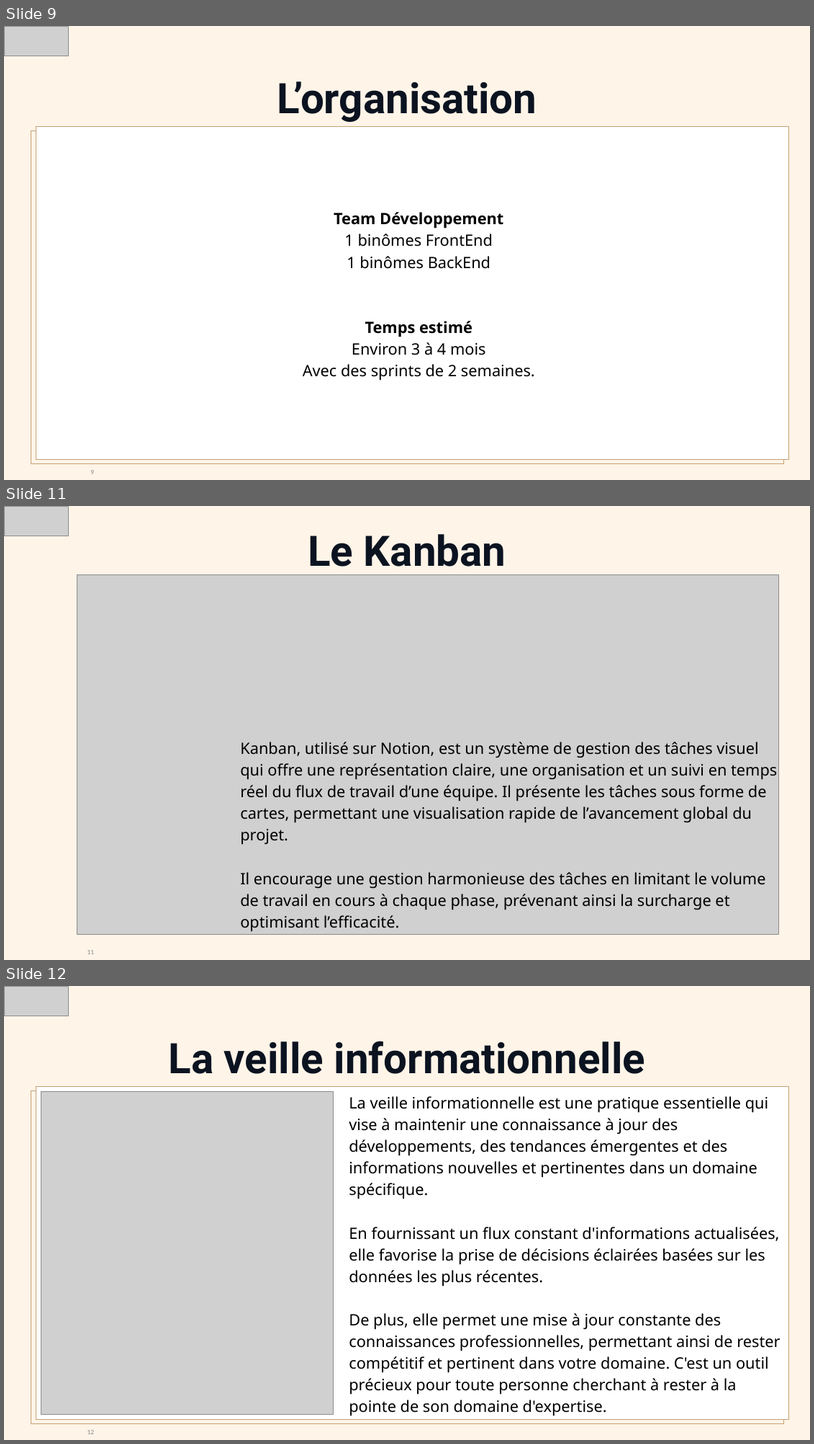
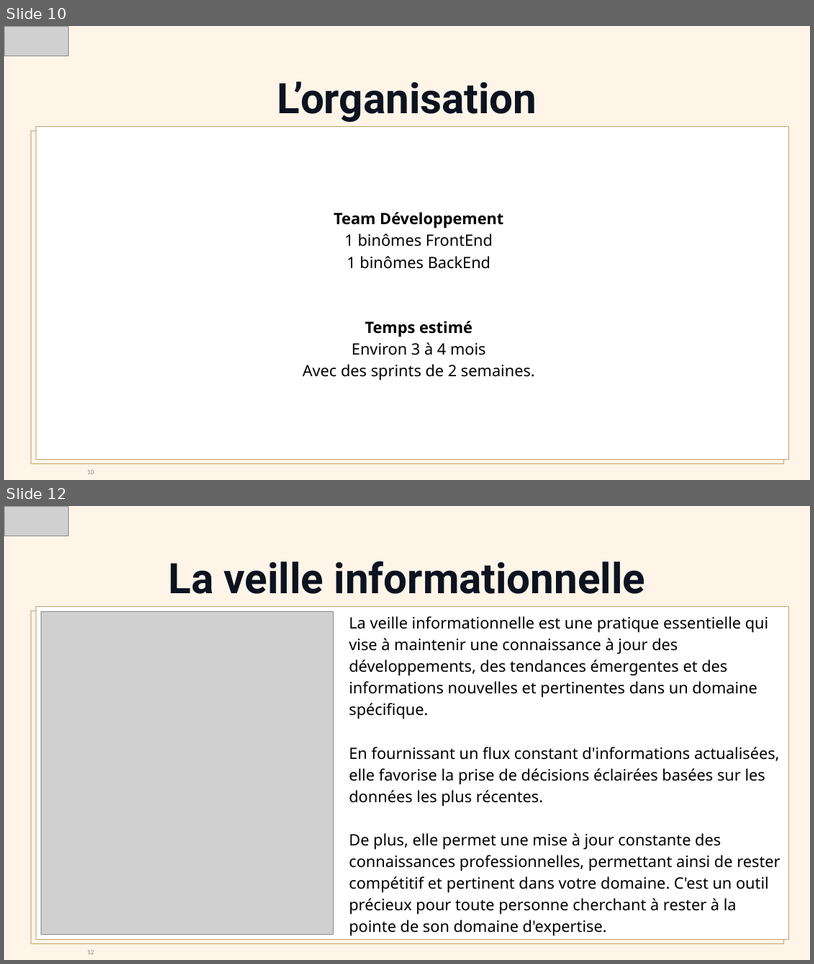
Before and after one commit to Weeskin/P7_-_Planifiez_le_developpement_du_site_de_votre_client, a slide deck: 4_Presentation_générale/Sourice_Pierre_4_solution technique_08022024.pptx. Shown one above the other, each under a label of ours: slides 9, 11 and 12 before the commit, slides 10 and 12 after it; the slides between them are not shown. The pictures are 814x1444 and 814x964 pixels, drawn with LibreOffice and Linux fonts; fonts in the diff are those of the drawing; grey boxes stand for pictures. Boxes give left, top, right and bottom in pixels: in the first picture for what was removed or moved away, otherwise in the second. Text is boxed around its words. In the diff, an @@ line names an element or a change of style, - is before the commit and + after.

```diff
--- a/4_Presentation_générale/Sourice_Pierre_4_solution technique_08022024.pptx
+++ b/4_Presentation_générale/Sourice_Pierre_4_solution technique_08022024.pptx
@@ slide 11 removed at (x1=4, y1=506, x2=810, y2=960), background #FFF4E8 @@
@@ picture removed at (x1=4, y1=506, x2=68, y2=536) @@
@@ text removed at (x1=308, y1=534, x2=507, y2=577) @@
-Le Kanban
@@ picture removed at (x1=77, y1=574, x2=779, y2=934) @@
@@ text removed at (x1=240, y1=741, x2=777, y2=932) @@
-Kanban, utilisé sur Notion, est un système de gestion des tâches visuel qui offre une représentation claire, une organisation et un suivi en temps réel du flux de travail d’une équipe. Il présente les tâches sous forme de cartes, permettant une visualisation rapide de l’avancement global du projet.
-Il encourage une gestion harmonieuse des tâches en limitant le volume de travail en cours à chaque phase, prévenant ainsi la surcharge et optimisant l’efficacité.
@@ page number removed at (x1=88, y1=950, x2=94, y2=954) @@
-11
@@ what was slide 9 is now slide 10 @@
@@ page number at (x1=88, y1=470, x2=94, y2=474): text changed @@
-9
+10
```
Also in this commit, not shown: 5 slides changed, 1 slide added, 3 other files.
